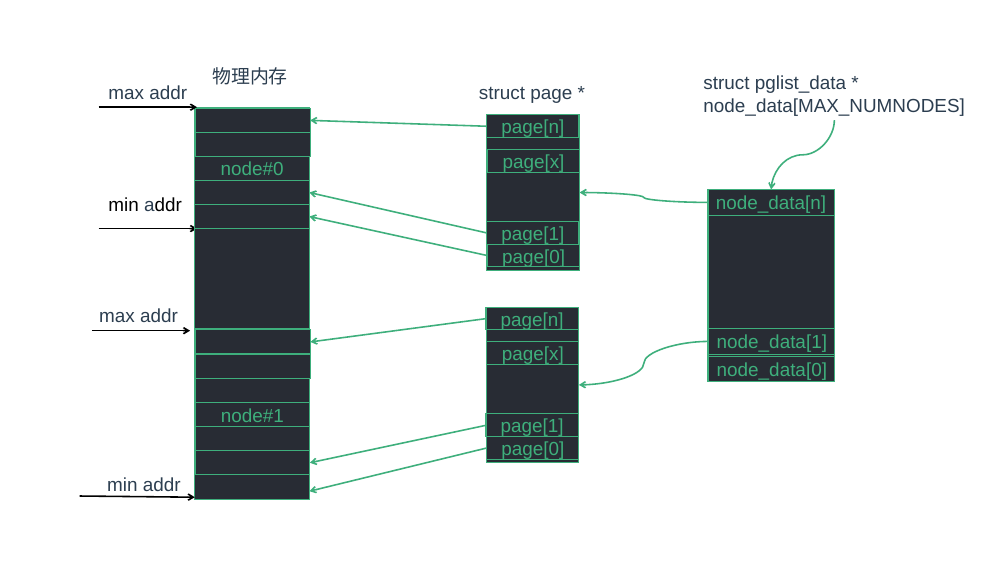
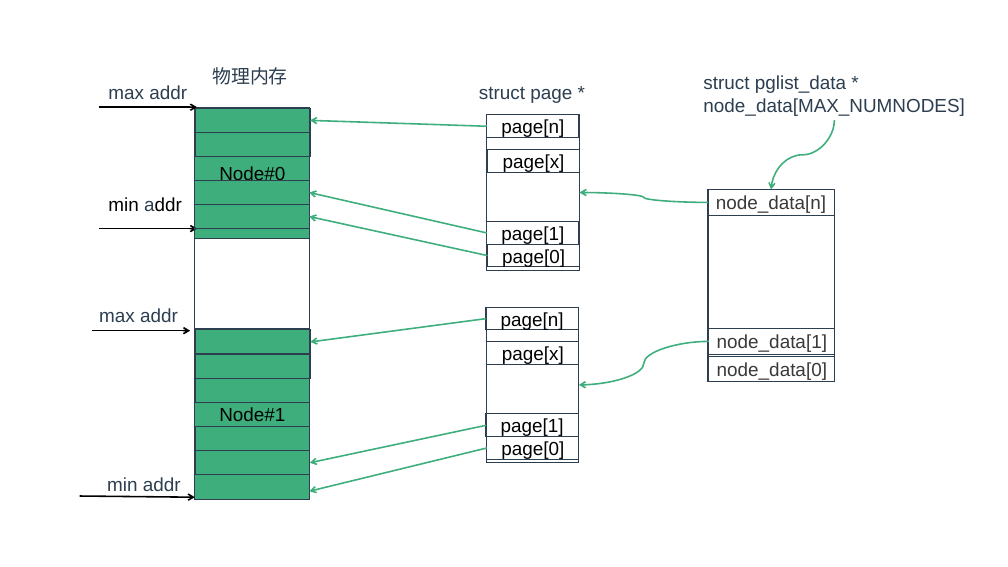
Before and after one commit to zaiqiang-dong/zaiqiang, a slide deck: slide 2 of picture/ppt/memory_modle.pptx. Drawn at 1008x567 pixels with LibreOffice and Linux fonts; fonts in the diff are those of the drawing. Boxes give left, top, right and bottom in pixels: in the first picture for what was removed or moved away, otherwise in the second. Text is boxed around its words. In the diff, an @@ line names an element or a change of style, - is before the commit and + after.

```diff
--- a/picture/ppt/memory_modle.pptx
+++ b/picture/ppt/memory_modle.pptx
@@ rectangle "Node#0" at (x1=195, y1=107, x2=310, y2=239): text colour #3EAF7C to #000000; fill #282C34 to #3EAF7C; outline #3EAF7C 1 pt to #2C3E50 1 pt @@
@@ fill #282C34 to none; outline #3EAF7C 1 pt to #2C3E50 1 pt in 13 elements at (x1=195, y1=228, x2=310, y2=328), (x1=196, y1=108, x2=310, y2=132), (x1=196, y1=132, x2=310, y2=157), (x1=195, y1=181, x2=309, y2=205), (x1=195, y1=205, x2=309, y2=229), (x1=196, y1=330, x2=310, y2=354), (x1=195, y1=379, x2=309, y2=403), (x1=196, y1=355, x2=310, y2=379), (x1=195, y1=427, x2=309, y2=451), (x1=195, y1=451, x2=309, y2=475), (x1=709, y1=190, x2=836, y2=383), (x1=486, y1=307, x2=579, y2=462), (x1=487, y1=115, x2=580, y2=270) @@
@@ rectangle removed at (x1=195, y1=157, x2=309, y2=181) @@
-node#0
@@ text colour #3EAF7C to #000000; fill #282C34 to none; outline #3EAF7C 1 pt to #2C3E50 1 pt in 8 elements at (x1=486, y1=307, x2=578, y2=330), (x1=487, y1=437, x2=579, y2=460), (x1=486, y1=414, x2=578, y2=437), (x1=487, y1=342, x2=579, y2=364), (x1=487, y1=115, x2=579, y2=138), (x1=488, y1=244, x2=580, y2=267), (x1=487, y1=222, x2=579, y2=244), (x1=488, y1=150, x2=580, y2=172) @@
@@ rectangle "Node#1" at (x1=195, y1=328, x2=310, y2=500): text colour #3EAF7C to #000000; fill #282C34 to #3EAF7C; outline #3EAF7C 1 pt to #2C3E50 1 pt @@
@@ text colour #3EAF7C to #3B3838; fill #282C34 to none; outline #3EAF7C 1 pt to #2C3E50 1 pt in 3 elements at (x1=709, y1=190, x2=835, y2=216), (x1=709, y1=356, x2=836, y2=382), (x1=709, y1=329, x2=836, y2=355) @@
@@ rectangle removed at (x1=195, y1=403, x2=309, y2=427) @@
-node#1
```
Also in this commit, not shown: 2 other slides changed, 1 slide added, 15 other files.
